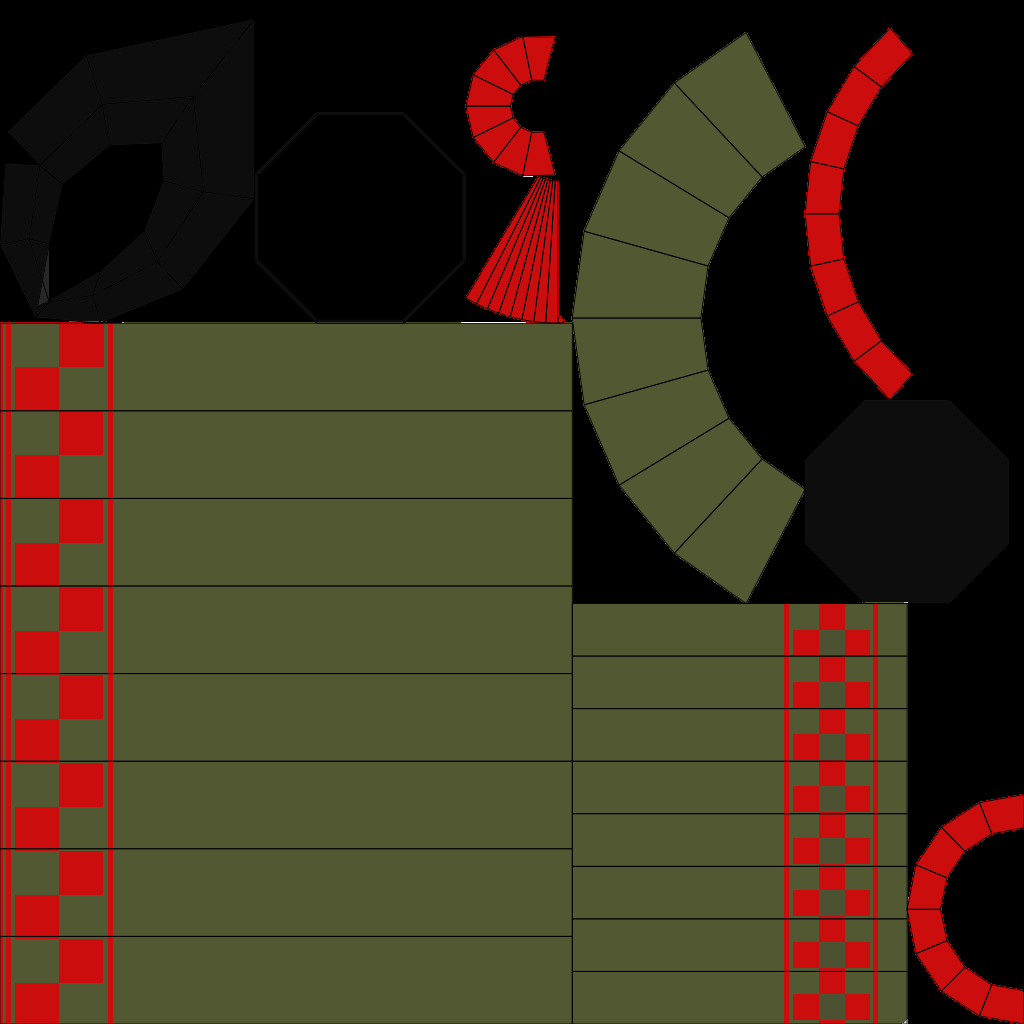
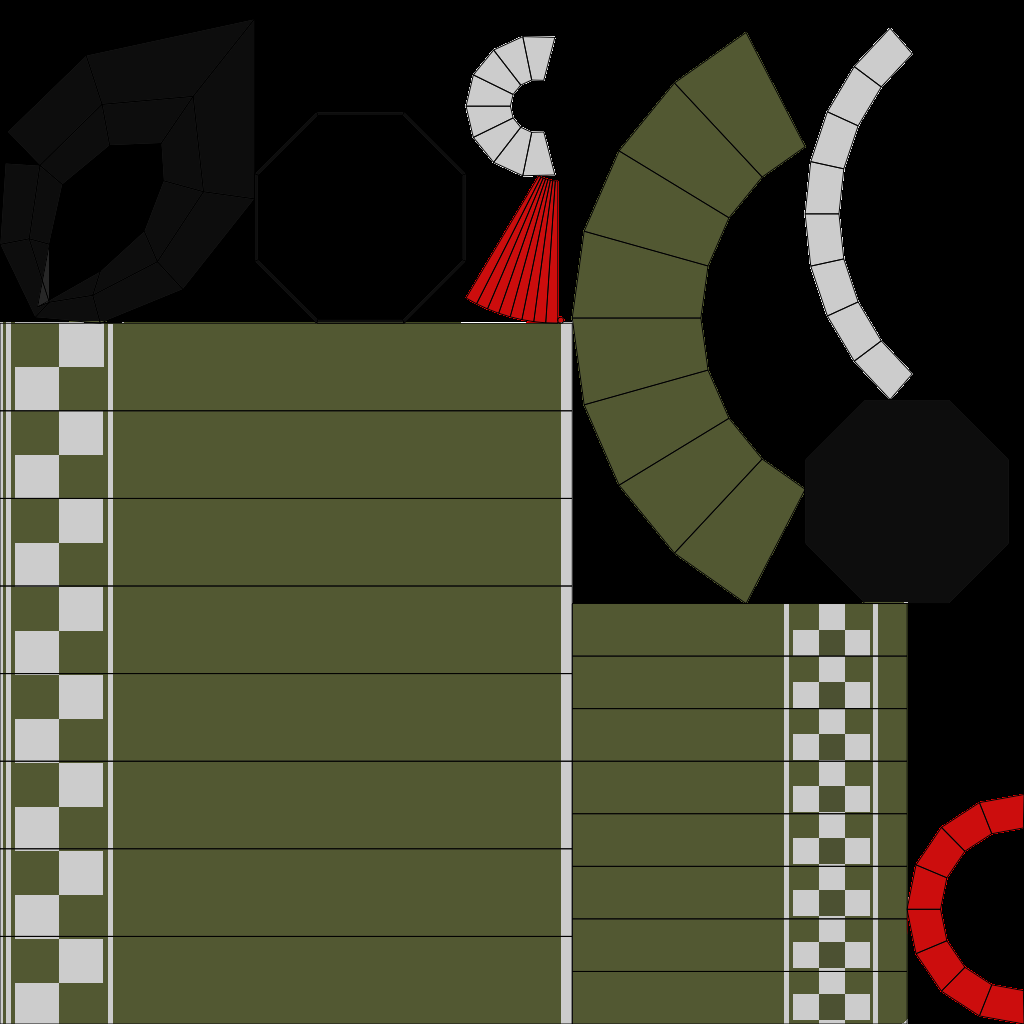
Comparing the layer stacks of the two 1024 × 1024 images. Changes:
painted on "Layer" over [0, 28, 913, 1024]
